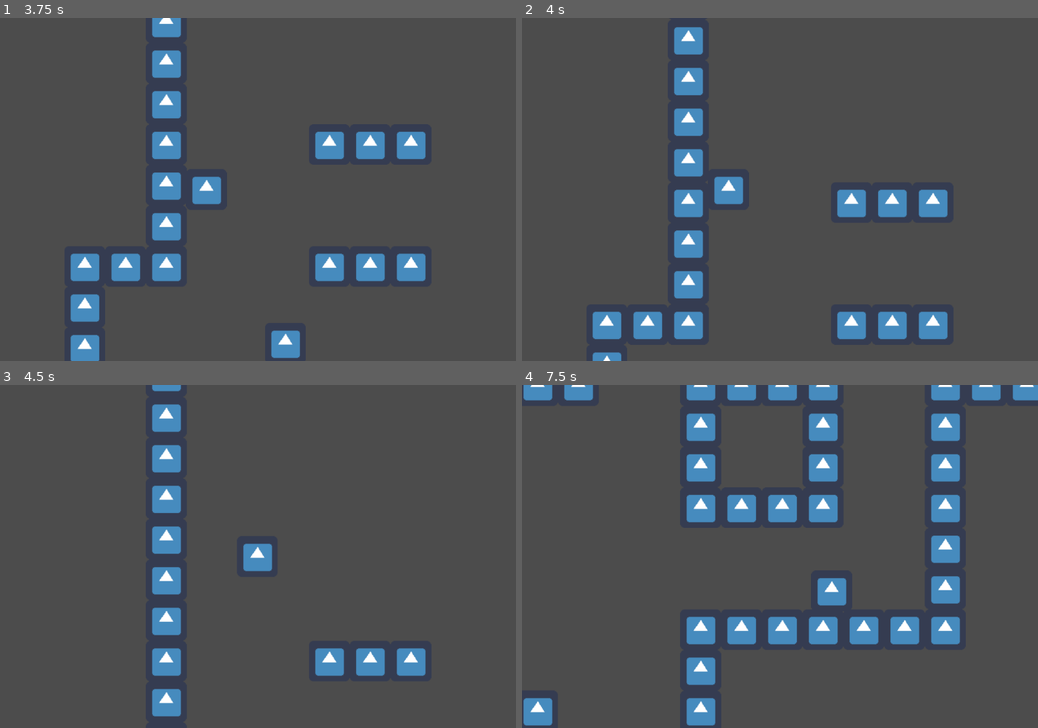
Above: before the commit, frames 1-4 (two rows, left to right).
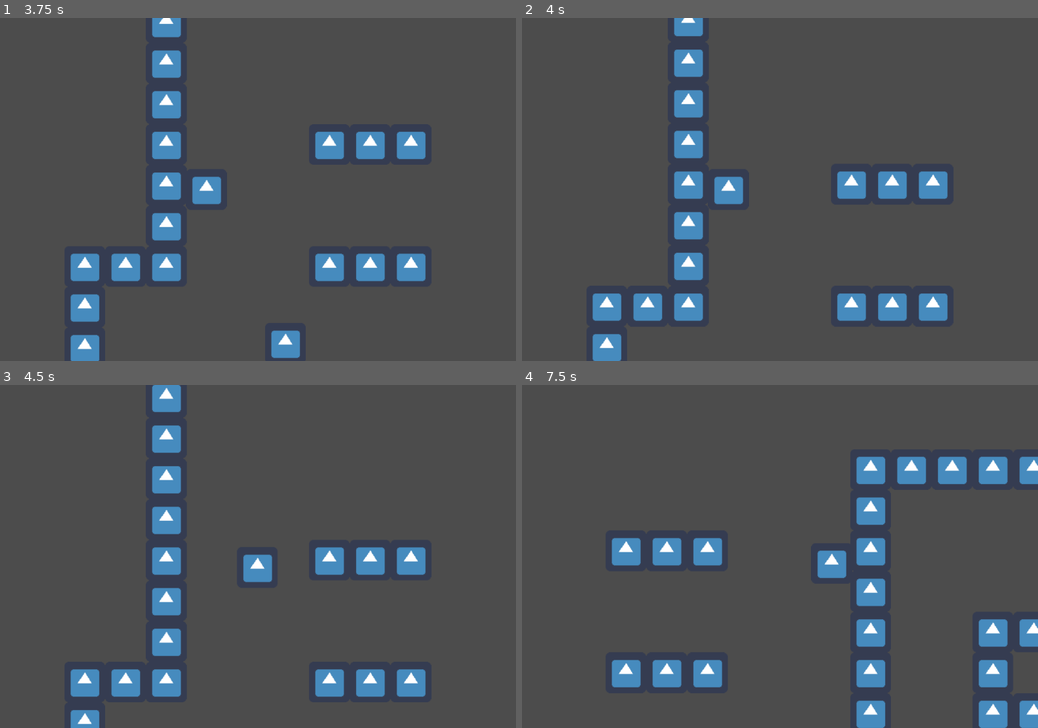
Above: after the commit, the same moments.

Repository: VMoonDev/SlimeShuffle
Game: Godot game, scene res://Level1/Level1.tscn
Same seed, same stepped clock (60 frames per second), same inputs: the game is played once before the commit and once after it. The engine's default icon, where the game draws it, is replaced by a stand-in: a white triangle on a blue panel in a dark square.
Inputs:
- Up to frame 1 (3.75 s): tap Enter at 0.5 s; hold D (move_right) 0.53-2.03 s; tap Space (jump) at 0.6, 0.77, 1.07, 1.52, 1.55, 1.82, 2.1, 3.02, 3.05, 3.32, 3.6 s; tap E (attack) at 1.35, 2.85 s; hold A (move_left) from 2.03 s (still down)
- Up to frame 2 (4 s): keep holding A (move_left); tap Space (jump) at 3.77 s
- Up to frame 3 (4.5 s): tap Space (jump) at 4.07 s; release A (move_left) at 4.28 s; hold D (move_right) from 4.28 s (still down); tap E (attack) at 4.35 s
- Up to frame 4 (7.5 s): keep holding D (move_right); tap Space (jump) at 4.52, 4.55, 4.82, 5.1, 6.02, 6.05, 6.32, 6.6, 6.77, 7.07 s; tap E (attack) at 5.85, 7.35 s

Frame 1 is identical in both runs. In frame 2, 9.1% of the frame differs, in the area x 13-83%, y 0-100%; in frame 3, 9.1%; in frame 4, 21%, in the area x 0-100%, y 0-100%.

Commit message:
Remove empty scripts

Diff:
--- a/project/Game/Game.gd
+++ /dev/null
@@ -1 +0,0 @@
-extends Node2D
--- a/project/Game/Game.tscn
+++ /dev/null
@@ -1,18 +0,0 @@
-[gd_scene load_steps=4 format=2]
-
-[ext_resource path="res://Game/Game.gd" type="Script" id=1]
-[ext_resource path="res://Level2/Level2.tscn" type="PackedScene" id=2]
-[ext_resource path="res://Level1/Level1.tscn" type="PackedScene" id=3]
-
-[node name="Game" type="Node2D"]
-script = ExtResource( 1 )
-
-[node name="GameTimer" type="Timer" parent="."]
-wait_time = 10.0
-autostart = true
-
-[node name="Level1" parent="." instance=ExtResource( 3 )]
-
-[node name="Level2" parent="." instance=ExtResource( 2 )]
-
-[connection signal="timeout" from="GameTimer" to="." method="_on_GameTimer_timeout"]
--- a/project/Global.gd
+++ /dev/null
@@ -1,17 +0,0 @@
-extends Node
-
-
-var current_scene = null
-
-func _ready():
-	var root = get_tree().get_root()
-	current_scene = root.get_child(root.get_child_count() - 1)
-
-
-func goto_Scene(path):
-	call_deferred("_deferred_goto_scene", path)
-
-func _deferred_goto_scene(path):
-	var s = ResourceLoader.load(path)
-	current_scene = s.instance()
-	get_tree().get_root().add_child(current_scene)
--- a/project/JumpPower/JumpPower.gd
+++ b/project/JumpPower/JumpPower.gd
@@ -1,6 +1 @@
 extends Area2D
-
-
-func _on_Node2D_body_entered(body):
-	if body.is_in_group("Player"):
-		body.wall_jump_max = 20
--- a/project/Level1/Level1.gd
+++ /dev/null
@@ -1 +0,0 @@
-extends Node2D
--- a/project/Level1/Level1.tscn
+++ b/project/Level1/Level1.tscn
@@ -1,9 +1,12 @@
 [gd_scene load_steps=7 format=2]
 
 [ext_resource path="res://Pawn/Pawn.tscn" type="PackedScene" id=1]
-[ext_resource path="res://Level1/Level1.gd" type="Script" id=2]
 [ext_resource path="res://icon.png" type="Texture" id=3]
 [ext_resource path="res://JumpPower/JumpPower.tscn" type="PackedScene" id=4]
+
+[sub_resource type="GDScript" id=3]
+script/source = "extends Node2D
+"
 
 [sub_resource type="ConvexPolygonShape2D" id=1]
 points = PoolVector2Array( 64, 64, 0, 64, 0, 0, 64, 0 )
@@ -32,7 +35,7 @@
 0/z_index = 0
 
 [node name="Level1" type="Node2D"]
-script = ExtResource( 2 )
+script = SubResource( 3 )
 
 [node name="TileMap" type="TileMap" parent="."]
 tile_set = SubResource( 2 )
--- a/project/Level2/Level2.gd
+++ /dev/null
@@ -1 +0,0 @@
-extends Node2D
--- a/project/Pawn/Pawn.gd
+++ b/project/Pawn/Pawn.gd
@@ -8,7 +8,7 @@
 var _velocity := Vector2.ZERO
 var _is_jumping := false
 var _wall_jumped := 0
-var wall_jump_max := 2
+var _wall_jump_max := 2
 
 func _physics_process(delta):
 	_gravity(delta)
@@ -24,7 +24,7 @@
 	if Input.is_action_just_pressed("jump") and _is_jumping == false:
 		_is_jumping = true
 		_velocity.y = -_JUMPSTRENGTH
-	if Input.is_action_just_pressed("jump") and is_on_wall() and _wall_jumped < wall_jump_max:
+	if Input.is_action_just_pressed("jump") and is_on_wall() and _wall_jumped < _wall_jump_max:
 		_wall_jumped += 1
 		_velocity.y = -_JUMPSTRENGTH
 	_velocity = move_and_slide(_velocity, Vector2.UP)
@@ -41,3 +41,6 @@
 func _attack():
 	if Input.is_action_just_pressed("attack"):
 		_velocity.x *= 2
+
+func _power_up():
+	_wall_jump_max = 20
